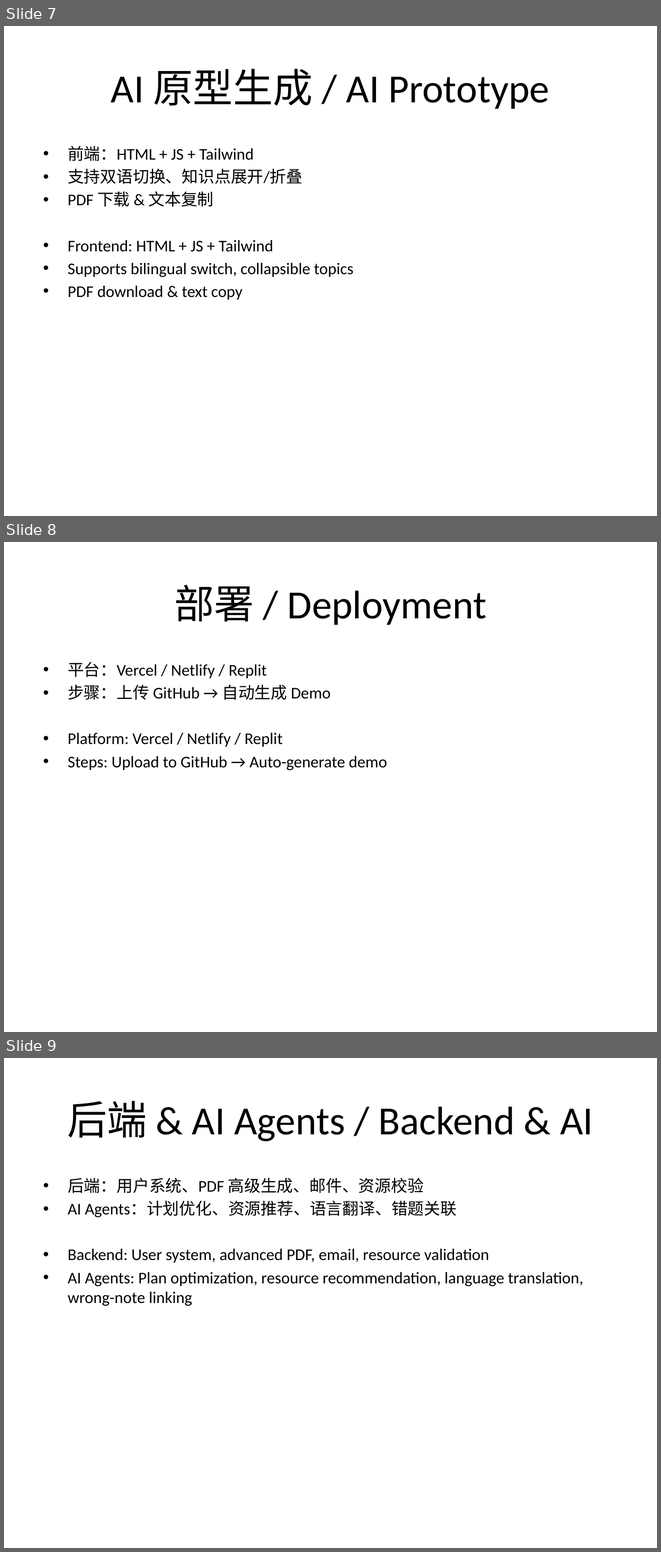
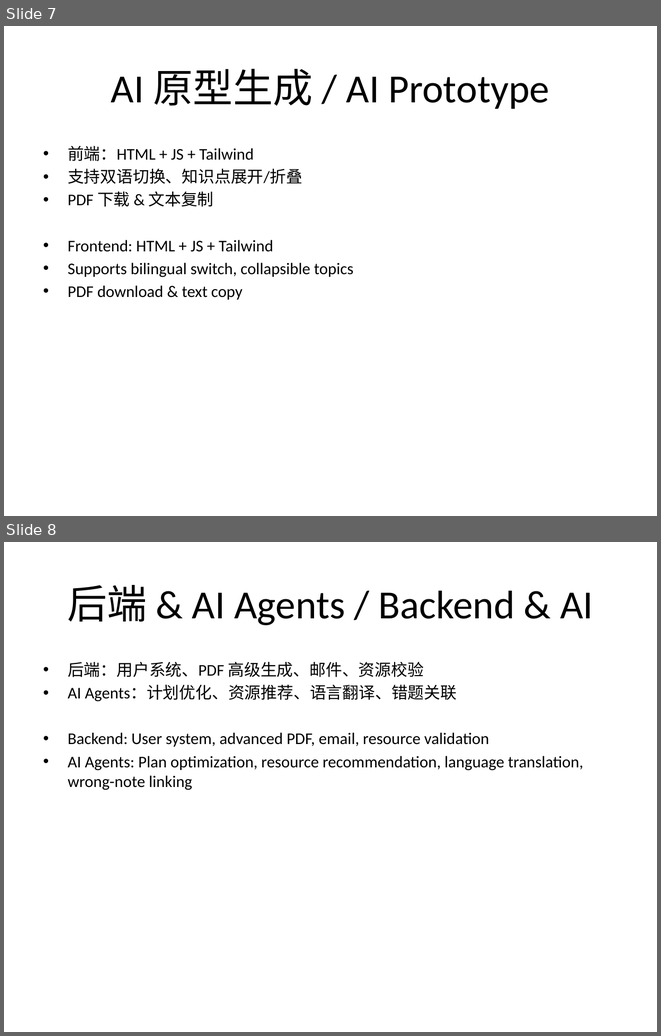
Before and after one commit to Group-B-gogogo/Kernel-ridge-regression, a slide deck: AI application/Final_Exam_Study_Plan_Tool.pptx. Shown one above the other, each under a label of ours: slides 7, 8 and 9 before the commit, slides 7 and 8 after it. The pictures are 661x1552 and 661x1036 pixels, drawn with LibreOffice and Linux fonts; fonts in the diff are those of the drawing. Boxes give left, top, right and bottom in pixels: in the first picture for what was removed or moved away, otherwise in the second. Text is boxed around its words. In the diff, an @@ line names an element or a change of style, - is before the commit and + after.

```diff
--- a/AI application/Final_Exam_Study_Plan_Tool.pptx
+++ b/AI application/Final_Exam_Study_Plan_Tool.pptx
@@ slide 8 removed at [4, 542, 657, 1032], background #FFFFFF @@
@@ title removed at [174, 584, 486, 625] @@
-部署 / Deployment
@@ text removed at [68, 662, 387, 770] @@
-• 平台：Vercel / Netlify / Replit
-• 步骤：上传 GitHub → 自动生成 Demo
-• Platform: Vercel / Netlify / Replit
-• Steps: Upload to GitHub → Auto-generate demo
@@ what was slide 9 is now slide 8 @@
```
Also in this commit, not shown: 1 slide changed, 1 slide added, 2 other slides removed.
